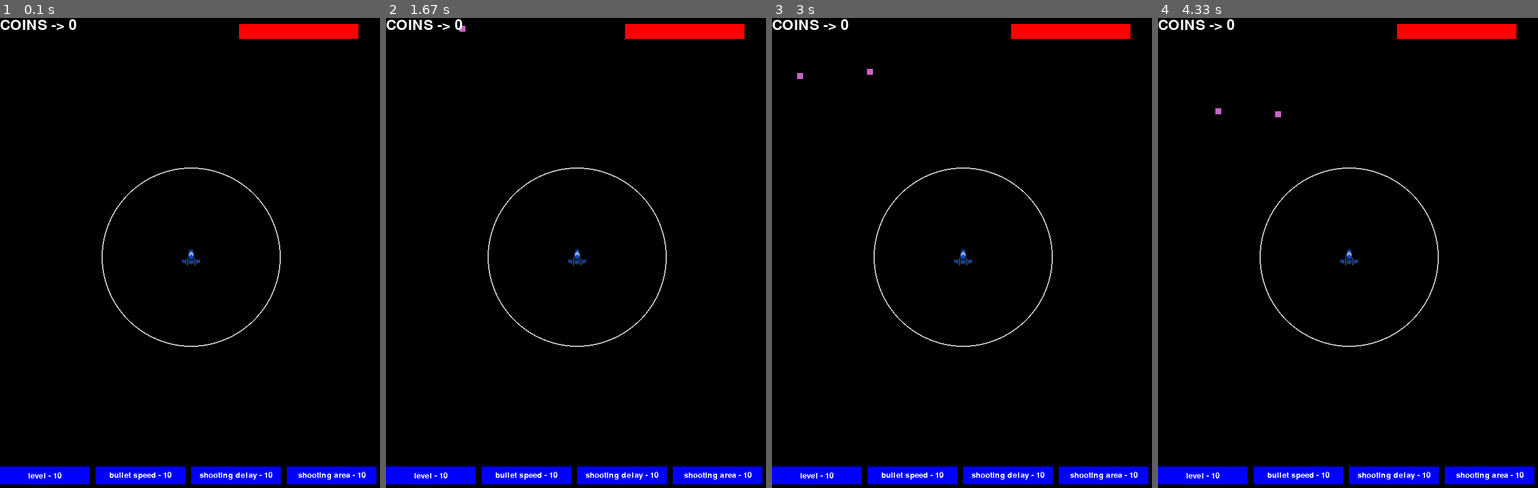
Above: before the commit, frames 1-4 (left to right).
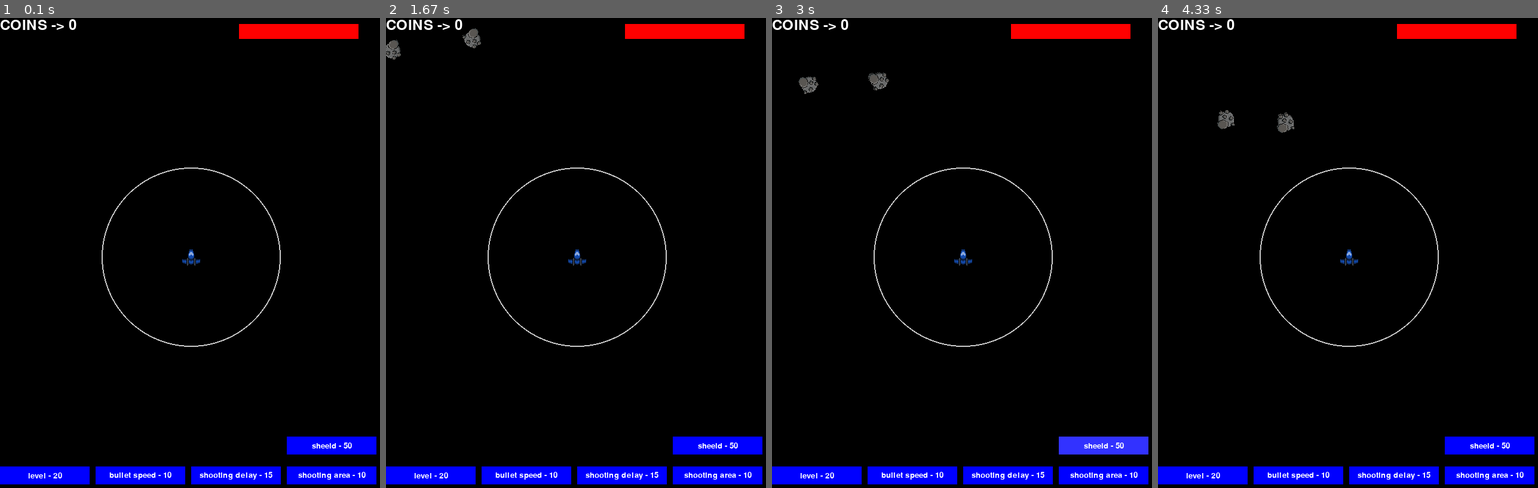
Above: after the commit, the same moments.

Repository: Conde77-pog/pygame-space-ship
Game: pygame game, started from main.py
The game is run twice, just before and just after one commit, with the same random seed, the same clock (stepped at 60 frames per second) and the same inputs.
Inputs (mouse positions are in pixels of both pictures, inside the frame that each line leads up to):
- Up to frame 1 (0.1 s): no input
- Up to frame 2 (1.67 s): click (716, 445) at 0.38 s, where only the run after the commit has a clickable "sheeld - 50"; click (579, 290) at 0.72 s
- Up to frame 3 (3 s): click (817, 473) at 2.05 s, where only the run after the commit has a clickable "level - 20"; click (946, 379) at 2.38 s; click (1106, 436) at 2.72 s
- Up to frame 4 (4.33 s): click (1294, 159) at 3.05 s; click "bullet speed - 10" at 3.88 s; click (1431, 173) at 4.22 s

The runs differ from the first frame. In frame 1, 0.9% of the frame differs, in the area x 13-100%, y 89-98%; in frame 2, 1.2%; in frame 3, 1.2%, in the area x 6-100%, y 10-98%; in frame 4, 1.2%.

Commit message:
commit 3

Diff:
--- a/Bullet.py
+++ b/Bullet.py
@@ -2,7 +2,7 @@
 from utils import *
 
 class Bullet:
-    def __init__(self, size, pos,color,game,speed,velocity=(0, 0)):
+    def __init__(self, size, pos,color,game,texture,velocity=(0, 0)):
         self.color = color
         self.game = game
         self.size = size
@@ -13,13 +13,25 @@
         self.damage = 0
         self.target = None
         self.speed = self.game.bullet_speed
+        self.texture = texture
+        self.angle_texture = texture
 
     def update(self,end):
         self.target = end
         self.vector = calculate_vector(end.pos, self.pos, self.speed)
         self.pos = (self.pos[0] + self.vector[0], self.pos[1] + self.vector[1])
         self.rect.topleft = self.pos
-        pygame.draw.rect(self.game.screen,self.color,self.rect)
+        self.angle_texture = pygame.transform.rotate(self.texture,self.calculate_angle(self.game.player.get_closest_enemy(self.game.enemys)))
 
         if self.target == None:
             self.game.bullets.remove(self)
+
+
+    def calculate_angle(self, enemy):
+        if enemy is None:
+            return 0  # Default angle or handle the case appropriately
+
+        delta_x = enemy.pos[0] - self.pos[0]
+        delta_y = enemy.pos[1] - self.pos[1]
+        angle = -math.degrees(math.atan2(delta_y, delta_x))
+        return angle - 90
--- a/Button.py
+++ b/Button.py
@@ -1,7 +1,8 @@
 import pygame
+from Sheld import Sheld
 
 class Button:
-    def __init__(self, game, size, pos, color, tag):
+    def __init__(self, game, size, pos, color, tag,cost):
         self.font = pygame.font.Font(None, 20)
         self.game = game
         self.size = size
@@ -9,8 +10,9 @@
         self.rect = pygame.Rect(self.pos[0], self.pos[1], self.size[0], self.size[1])
         self.color = color
         self.tag = tag
-        self.cost = 10
+        self.cost = cost
         self.text = tag
+        self.upgrade_number = 1
         self.max = False
         self.mouse_pos = pygame.mouse.get_pos()
         self.hover_color = (min(color[0] + 50, 255),
@@ -75,7 +77,18 @@
                             self.game.coins -= self.cost
                             self.game.shooting_area += 5
                             self.cost = int(self.cost * 1.5)
-                            if self.game.shooting_area >= 275:
+                            self.upgrade_number += 1
+                            if self.upgrade_number >= 25:
+                                    self.text = 'MAX'
+                                    self.color = (255,0,0)
+                                    self.max = True
+                elif self.tag == 'sheeld':
+                    if self.max == False:
+                        if self.cost <= self.game.coins:
+                            self.game.coins -= self.cost
+                            self.game.sheelds.append(Sheld(self.game,(10,10),1,None))
+                            self.upgrade_number += 1
+                            if self.upgrade_number >= 15:
                                     self.text = 'MAX'
                                     self.color = (255,0,0)
                                     self.max = True
--- a/Enemy.py
+++ b/Enemy.py
@@ -1,8 +1,9 @@
 import pygame
+import random
 from utils import calculate_vector
 
 class Enemy:
-    def __init__(self, size, pos,speed,velocity=(0, 0)):
+    def __init__(self, size, pos, speed, texture, velocity=(0, 0)):
         self.size = size
         self.pos = pos
         self.velocity = velocity
@@ -10,9 +11,19 @@
         self.color = (200, 100, 200)
         self.heath = 0
         self.speed = speed
+        self.texture = texture
+        self.angle_texture = texture
+        self.angle = random.randint(0, 360)
 
     def update(self, screen):
-        end_pos = (screen.get_width() / 2,screen.get_height()/ 2)
-        self.vector = calculate_vector(end_pos,self.pos,self.speed)
+        end_pos = (screen.get_width() / 2, screen.get_height() / 2)
+        self.vector = calculate_vector(end_pos, self.pos, self.speed)
         self.pos = (self.pos[0] + self.vector[0], self.pos[1] + self.vector[1])
+
         self.rect.topleft = self.pos
+
+        self.angle_texture = pygame.transform.rotate(self.texture, self.angle)
+        self.rect = self.angle_texture.get_rect(center=self.rect.center)
+
+        self.angle += 1
+        screen.blit(self.angle_texture, self.rect)
--- /dev/null
+++ b/Particle.py
@@ -0,0 +1,19 @@
+import pygame
+import random
+
+class Particle:
+    def __init__(self, game, pos, size, speed, image):
+        self.game = game
+        self.pos = (pos[0] + random.randint(0, 15), pos[1] + random.randint(0, 15))
+        self.size = size
+        self.speed = speed + random.uniform(-0.05, 0.05)
+        self.image = pygame.transform.scale(image, size)
+
+        self.random_vector = (
+            random.uniform(-self.speed, self.speed),
+            random.uniform(-self.speed, self.speed)
+        )
+
+    def update(self):
+        self.game.screen.blit(self.image, self.pos)
+        self.pos = (self.pos[0] + self.random_vector[0], self.pos[1] + self.random_vector[1])
--- a/Player.py
+++ b/Player.py
@@ -41,9 +41,8 @@
             self.corrent_angle = self.calculate_angle(closest_enemy.pos)
             self.rotated_texture = pygame.transform.rotate(self.texture, self.corrent_angle)
             self.rect = self.rotated_texture.get_rect(center=self.rect.center)
-            self.game.screen.blit(self.rotated_texture, self.rect)
-        else:
-            self.game.screen.blit(self.rotated_texture, self.rect)
+        self.game.screen.blit(self.rotated_texture, self.rect)
+
 
     def get_closest_enemy(self, enemys):
         near_enemy = float('inf')
@@ -68,7 +67,8 @@
 
     def shoot_bullets(self, enemys):
         closest_enemy = self.get_closest_enemy(enemys)
-
+        shoot_sound = pygame.mixer.Sound(r"sound\snare-space-shot-80932.mp3")
         if closest_enemy:
+            shoot_sound.play()
             bullet_velocity = calculate_vector(closest_enemy.pos, self.pos, 5)
-            self.game.bullets.append(Bullet((5, 5), self.pos, (255, 255, 255), self.game, self.game, bullet_velocity))
+            self.game.bullets.append(Bullet((5, 5), self.pos, (255, 255, 255), self.game,pygame.image.load(r"sprites\Bullet.png").convert_alpha(), bullet_velocity))
--- /dev/null
+++ b/Sheld.py
@@ -0,0 +1,28 @@
+import pygame
+import math
+
+class Sheld:
+    def __init__(self, game, size, speed, texture):
+        self.game = game
+        self.size = size
+        self.speed = speed
+        self.pos = (self.game.screen.get_width() / 2, self.game.screen.get_height() / 2)
+        self.rect = pygame.Rect(self.pos[0], self.pos[1], self.size[0], self.size[1])
+        self.texture = texture
+        self.angle = 0
+
+    def update(self):
+        self.get_pos()
+        self.rect.topleft = (self.pos[0] - self.size[0] // 2, self.pos[1] - self.size[1] // 2)
+        pygame.draw.rect(self.game.screen,(150,150,255),self.rect)
+
+    def get_pos(self):
+        self.angle += self.speed
+
+        center_x = self.game.screen.get_width() / 2
+        center_y = self.game.screen.get_height() / 2
+
+        self.pos = (
+            center_x + math.cos(math.radians(self.angle)) * (self.game.shooting_area + 32),
+            center_y + math.sin(math.radians(self.angle)) * (self.game.shooting_area + 32)
+        )
--- a/main.py
+++ b/main.py
@@ -1,10 +1,12 @@
 import pygame
 import sys
 import random
+import os
 from utils import *
 from Enemy import Enemy
 from Player import Player
 from Button import Button
+from Particle import Particle
 
 class Game:
     def __init__(self):
@@ -16,6 +18,8 @@
         self.clock = pygame.time.Clock()
         self.enemys = []
         self.bullets = []
+        self.sheelds = []
+        self.particles = []
         self.level = 1
         self.player = Player(self,(32,32),texture=pygame.image.load(r"sprites\main_shipe.png").convert_alpha())
         self.screen_center = (self.screen.get_width() / 2,self.screen.get_height() / 2)
@@ -28,11 +32,12 @@
             if len(self.enemys) <= 1:
                 self.add_enemys()
             #fill the screen
-            self.screen.fill((0, 0, 0))
+            self.screen.fill((0,0,0))
+            pygame.draw.circle(self.screen,(200,200,200),self.screen_center,self.shooting_area,2)
+            #update the player
+            self.player.update()
             #draw the enemy
             draw_from_list(self.enemys,self.screen)
-            #update the player
-            self.player.update()
             #draw the bullets
             draw_from_list(self.bullets,self.screen)
 
@@ -58,12 +63,12 @@
         coins_textured = self.font.render(f"COINS -> {self.coins}",True,(255,255,255))
         self.screen.blit(coins_textured , (0, 0))
 
-        pygame.draw.circle(self.screen,(200,200,200),self.screen_center,self.shooting_area,2)
-
         # Loop through the enemies and update
         enemies_to_remove = []
         for enemy in self.enemys:
             if calculate_distance(self.screen_center, enemy.pos) <= 25:
+                crash_sound = pygame.mixer.Sound(r"sound\launch-85216.mp3")
+                crash_sound.play()
                 self.player.heath -= 20
                 enemies_to_remove.append(enemy)
             else:
@@ -75,38 +80,67 @@
 
         # Loop through the bullets and update
         bullets_to_remove = []
-        for bullet in self.bullets:
+        for bullet in self.bullets[:]:
             bullet.update(self.player.close_enemy)
-            if bullet.target == None:
-                bullets_to_remove.append(bullet)
-            for enemy in self.enemys:
-                if detect_collision(bullet, enemy):
-                    self.coins += random.randint(1,3) * self.level
-                    bullets_to_remove.append(bullet)
-                    if enemy in self.enemys:
-                        self.enemys.remove(enemy)
+            if bullet.target is None:
+                self.bullets.remove(bullet)
+            else:
+                for enemy in self.enemys[:]:
+                    if detect_collision(bullet, enemy):
+                        explode_sound = pygame.mixer.Sound(r"sound\explosion-sound-effect-1-free-on-gamesfxpackscom-241821.mp3")
+                        explode_sound.play()
+                        self.coins += random.randint(1, 3) * self.level
+                        for _ in range(7):
+                            rand_size = random.randint(16,32)
+                            self.particles.append(Particle(self, list(enemy.pos), (rand_size, rand_size), 1, pygame.image.load(r"sprites\rock_particle.png").convert_alpha()))
+                        self.bullets.remove(bullet)
+                        if enemy in self.enemys:
+                            self.enemys.remove(enemy)
+                        break
 
         # Remove bullets after checking collisions (to avoid modifying the list while iterating)
         for bullet in bullets_to_remove:
             self.bullets.remove(bullet)
 
-
+        #update buttons
         for button in self.upgrade_buttons:
             button.update()
+
+        for particle in self.particles[:]:  # Use a copy of the list for safe iteration
+            particle.update()
+            if (particle.pos[1] > self.screen.get_height() or particle.pos[1] < 0 or
+                particle.pos[0] > self.screen.get_width() or particle.pos[0] < 0):
+                self.particles.remove(particle)
+        #update sheeld
+        for sheeld in self.sheelds:
+            sheeld.update()
+            for enemy in self.enemys:
+                if sheeld.rect.colliderect(enemy.rect):
+                    explode_sound = pygame.mixer.Sound(r"sound\explosion-sound-effect-1-free-on-gamesfxpackscom-241821.mp3")
+                    explode_sound.play()
+                    for _ in range(7):
+                        rand_size = random.randint(16,32)
+                        self.particles.append(Particle(self, list(enemy.pos), (rand_size, rand_size), 1, pygame.image.load(r"sprites\rock_particle.png").convert_alpha()))
+                    self.coins += random.randint(1,3) * self.level
+                    if enemy in self.enemys:
+                        self.enemys.remove(enemy)
+
+
     def add_enemys(self):
         number_of_enemys = random.randint(1, self.level)
         for i in range(0, number_of_enemys):
             rand = random.randint(1, self.level)
             pos = spawn_in_circle(self.screen_center,self)
-            self.enemys.append(Enemy((10,10),pos,rand))
+            self.enemys.append(Enemy((32,32),pos,rand,pygame.image.load(r"sprites\asteroid.png").convert_alpha()))
 
     def button(self):
         self.upgrade_buttons = []
 
-        self.upgrade_buttons.append(Button(self,(150,30),(0,self.screen.get_height()- 50),(0,0,255),'level'))
-        self.upgrade_buttons.append(Button(self,(150,30),(160,self.screen.get_height()- 50),(0,0,255),'bullet speed'))
-        self.upgrade_buttons.append(Button(self,(150,30),(320,self.screen.get_height()- 50),(0,0,255),'shooting delay'))
-        self.upgrade_buttons.append(Button(self,(150,30),(480,self.screen.get_height()- 50),(0,0,255),'shooting area'))
+        self.upgrade_buttons.append(Button(self,(150,30),(0,self.screen.get_height()- 50),(0,0,255),'level',20))
+        self.upgrade_buttons.append(Button(self,(150,30),(160,self.screen.get_height()- 50),(0,0,255),'bullet speed',10))
+        self.upgrade_buttons.append(Button(self,(150,30),(320,self.screen.get_height()- 50),(0,0,255),'shooting delay',15))
+        self.upgrade_buttons.append(Button(self,(150,30),(480,self.screen.get_height()- 50),(0,0,255),'shooting area',10))
+        self.upgrade_buttons.append(Button(self,(150,30),(480,self.screen.get_height()- 100),(0,0,255),'sheeld',50))
 
 game = Game()
 game.run()
--- a/utils.py
+++ b/utils.py
@@ -12,9 +12,12 @@
     dx, dy = dx / distance * speed, dy / distance * speed
     return (dx, dy)
 
-def draw_from_list(enemys,screen):
-    for enemy in enemys:
-        pygame.draw.rect(screen, enemy.color, enemy.rect)
+def draw_from_list(draw_objects,screen):
+    for object in draw_objects:
+        if object.texture == None:
+            pygame.draw.rect(screen, object.color, object.rect)
+        else:
+            screen.blit(object.angle_texture, object.rect)
 
 def detect_collision(bullet,enemy):
     if bullet.rect.colliderect(enemy.rect):
Binary file added: sprites/Bullet.png
Binary file added: sprites/asteroid.png
Binary file added: sprites/rock_particle.png
Not shown, changed: main.exe
Not shown, added: sound/explosion-sound-effect-1-free-on-gamesfxpackscom-241821.mp3
Not shown, added: sound/launch-85216.mp3
Not shown, added: sound/snare-space-shot-80932.mp3
Not shown, added: sprites/Sprite-0002.ase
